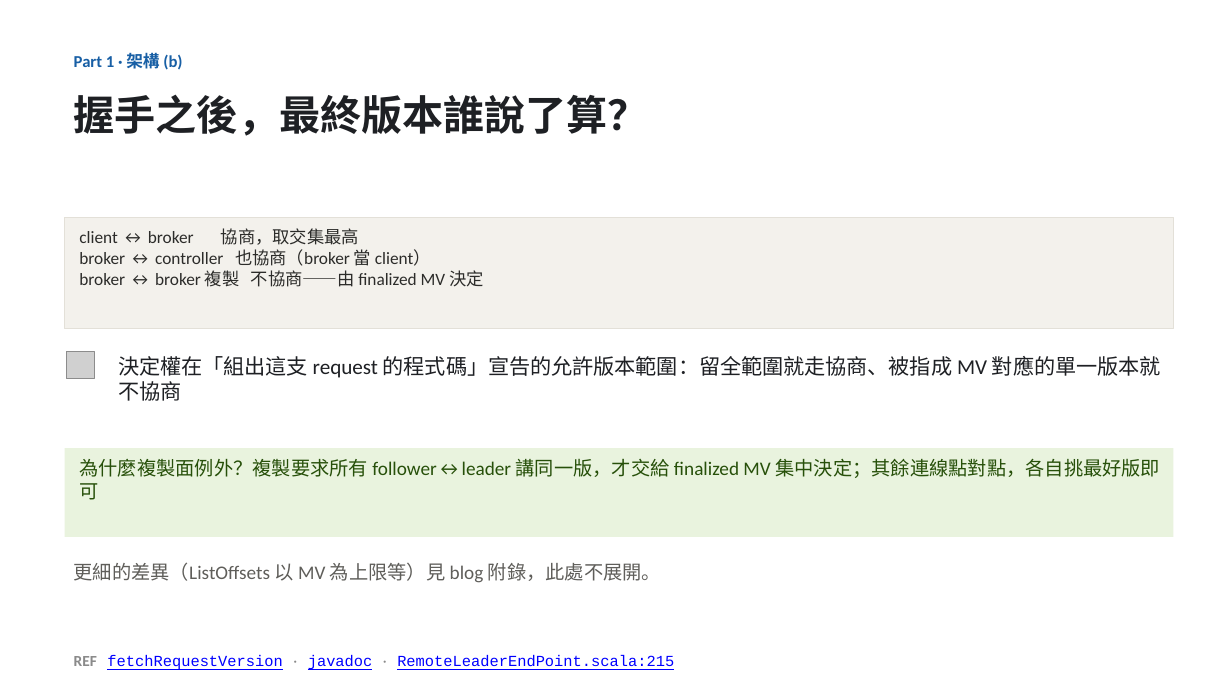
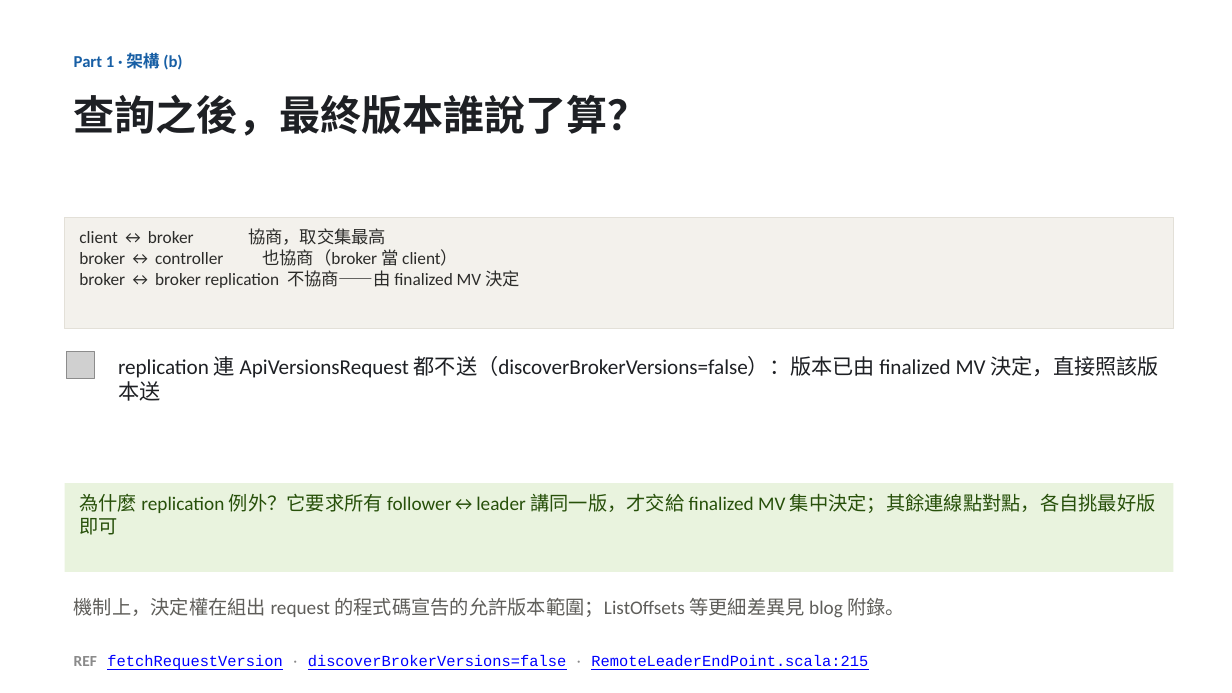
Before and after one commit to unknowntpo/kafka, a slide deck: slide 7 of study/version-control/kafka-version-negotiation.pptx. Drawn at 1232x693 pixels with LibreOffice and Linux fonts; fonts in the diff are those of the drawing; grey boxes stand for pictures. Boxes give left, top, right and bottom in pixels: in the first picture for what was removed or moved away, otherwise in the second. Text is boxed around its words. In the diff, an @@ line names an element or a change of style, - is before the commit and + after.

Commit message:
study(version-control): 套用 Eric round-2 review（10 條）＋修正一個事實錯誤
- 重大更正：replication 路徑不送 ApiVersionsRequest（BrokerBlockingSender discoverBrokerVersions=false）；
  broker→controller/KRaft 為 true——原「三條線都先握手」陳述有誤，deck/outline/rpc doc 同步更正
- 術語精確化：不用「握手」（非 Kafka 用語）改「送 ApiVersionsRequest 查詢」；「能力世代」→ finalized feature level；
  「能力」→ supported versions；「複製」→ partition replication；「自刻」→ 繞過協商直接送出；「關線」→ 關閉連線
- 點題改「生產環境資料主幹道不能停機」；動機 client 例子具體化（IoT/車載/batch job）
- 截斷 2.1 標明雙向要求；隨堂考正解補「ApiVersions 為何是例外」的解釋
- review 記錄存 review-eric-round2.md

```diff
--- a/study/version-control/kafka-version-negotiation.pptx
+++ b/study/version-control/kafka-version-negotiation.pptx
@@ text at <box>74,94,649,136</box>: text changed @@
-握手之後，最終版本誰說了算？
+查詢之後，最終版本誰說了算？
@@ text in rectangle at <box>79,270,520,288</box>: text changed @@
-broker ↔ broker 複製 不協商——由 finalized MV 決定
+broker ↔ broker replication 不協商——由 finalized MV 決定
@@ text at <box>118,356,1159,401</box>: text changed @@
-決定權在「組出這支 request 的程式碼」宣告的允許版本範圍：留全範圍就走協商、被指成 MV 對應的單一版本就不協商
+replication 連 ApiVersionsRequest 都不送（discoverBrokerVersions=false）：版本已由 finalized MV 決定，直接照該版本送
@@ rectangle "為什麼 replication 例外？它要求所有 follower↔leader 講同一版，才交給 ...": place and size @@
-rectangle "為什麼 replication 例外？它要求所有 follower↔leader 講同一版，才交給 ..." at <box>65,448,1174,537</box>
+rectangle "為什麼 replication 例外？它要求所有 follower↔leader 講同一版，才交給 ..." at <box>65,483,1174,572</box>
@@ text in rectangle at <box>79,494,1156,535</box>: text changed @@
-為什麼複製面例外？複製要求所有 follower↔leader 講同一版，才交給 finalized MV 集中決定；其餘連線點對點，各自挑最好版即可
+為什麼 replication 例外？它要求所有 follower↔leader 講同一版，才交給 finalized MV 集中決定；其餘連線點對點，各自挑最好版即可
@@ text at <box>74,598,905,618</box>: text changed @@
-更細的差異（ListOffsets 以 MV 為上限等）見 blog 附錄，此處不展開。
+機制上，決定權在組出 request 的程式碼宣告的允許版本範圍；ListOffsets 等更細差異見 blog 附錄。
@@ text at <box>74,655,868,670</box>: text changed @@
-REF fetchRequestVersion · javadoc · RemoteLeaderEndPoint.scala:215
+REF fetchRequestVersion · discoverBrokerVersions=false · RemoteLeaderEndPoint.scala:215
```
Also in this commit, not shown: 10 other slides changed, 10 other files.
